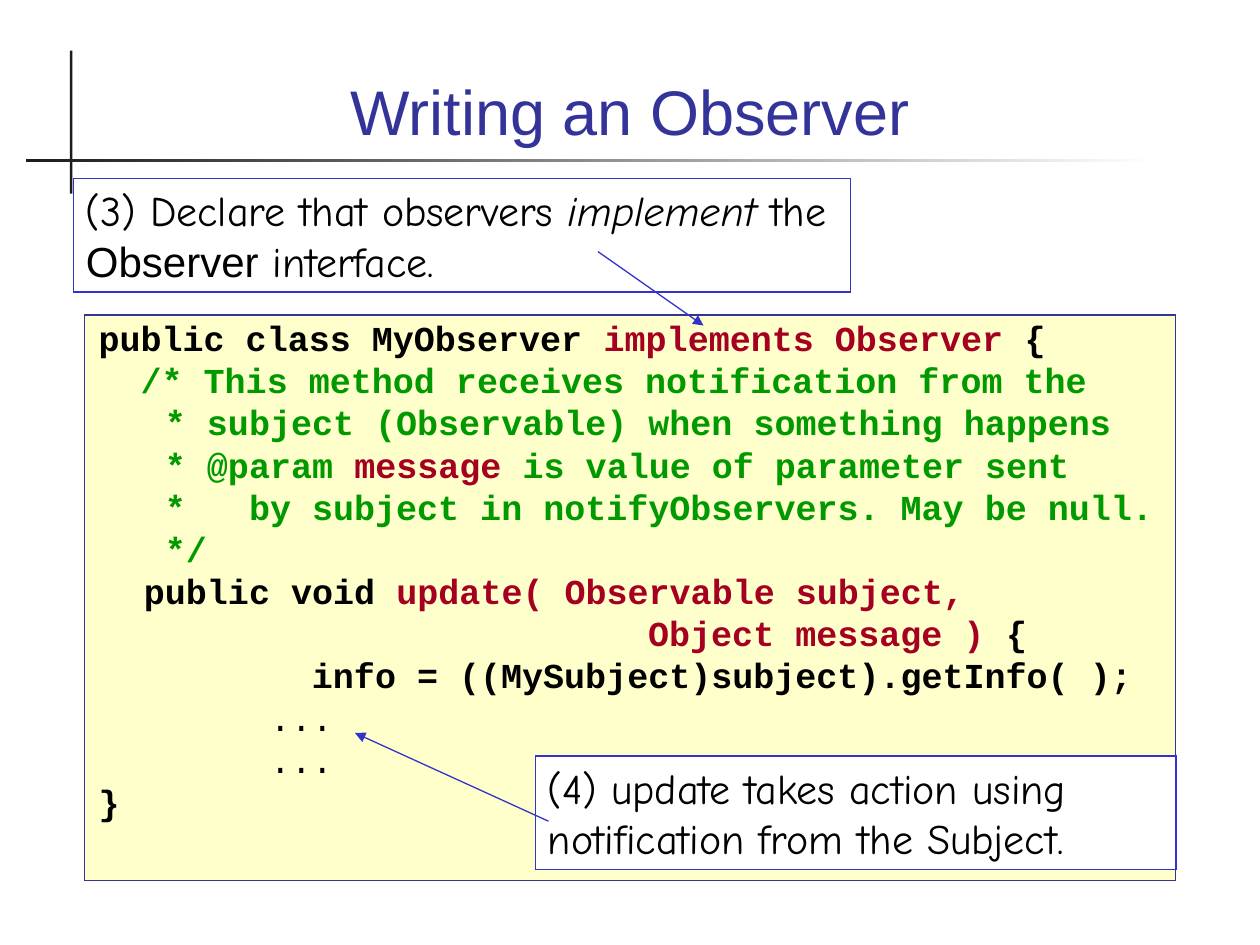
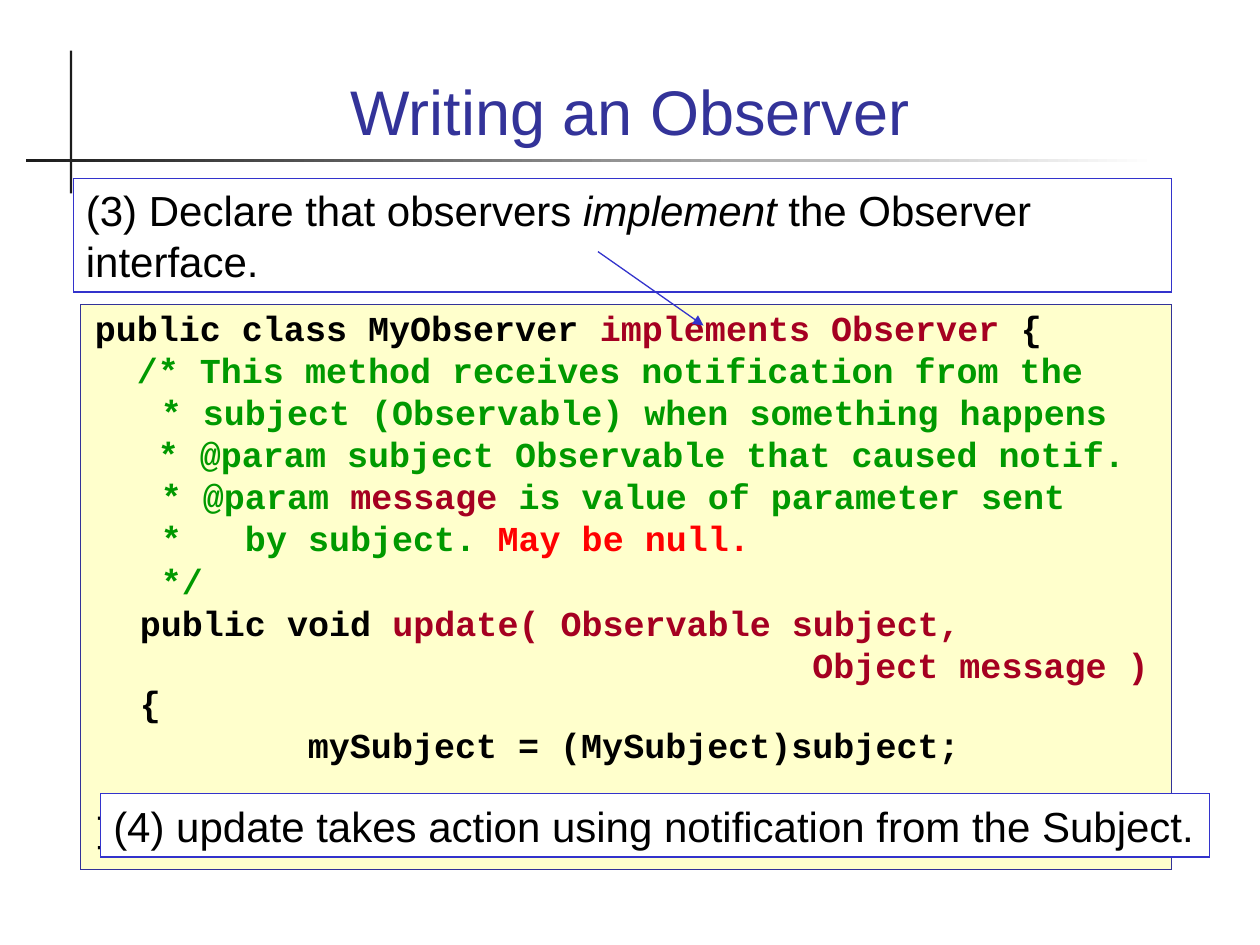
Before and after one commit to skeoop/skeoop.github.io, a slide deck: slide 12 of patterns/Observer Pattern.ppt (slide 7 before the commit). Drawn at 1260x945 pixels with LibreOffice and Linux fonts; fonts in the diff are those of the drawing. Boxes give left, top, right and bottom in pixels: in the first picture for what was removed or moved away, otherwise in the second. Text is boxed around its words. In the diff, an @@ line names an element or a change of style, - is before the commit and + after.

```diff
--- a/patterns/Observer Pattern.ppt
+++ b/patterns/Observer Pattern.ppt
@@ rectangle "(3) Declare that observers implement ...": place and size @@
-rectangle "(3) Declare that observers implement ..." at (73,179,850,292)
+rectangle "(3) Declare that observers implement ..." at (73,179,1172,292)
@@ rectangle "(3) Declare that observers implement ..." at (73,179,1172,292): font Comic Neue to Arial in "(3) Declare that observers implement the interface." @@
@@ text "public class MyObserver implements Observer ...": place and size @@
-text "public class MyObserver implements Observer ..." at (84,315,1176,881)
+text "public class MyObserver implements Observer ..." at (81,305,1172,871)
@@ text at (200,442,1125,475): paragraph added @@
+* @param subject Observable that caused notif.
@@ text at (245,527,750,559): text changed @@
-* by subject in notifyObservers. May be null.
+* by subject. May be null.
@@ text at (308,733,959,766): text changed @@
-info = ((MySubject)subject).getInfo( );
-...
+mySubject = (MySubject)subject;
@@ arrow removed from (548, 822) to (355, 733) @@
@@ rectangle "(4) update takes action using ...": place and size @@
-rectangle "(4) update takes action using ..." at (536,756,1176,869)
+rectangle "(4) update takes action using ..." at (101,794,1210,857)
@@ rectangle "(4) update takes action using ..." at (101,794,1210,857): font Comic Neue to Arial @@
```
Also in this commit, not shown: 6 other slides changed, 6 slides added, 6 other files.
